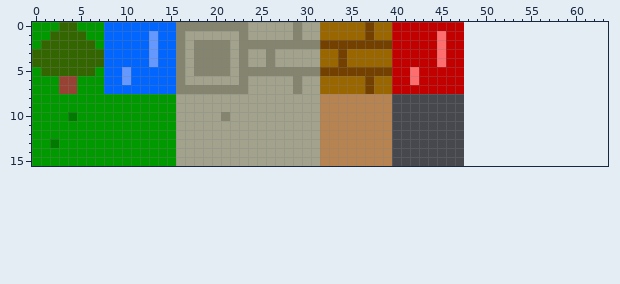
Edited in one commit: pixel-art sprite (build/assets/tilemaps/tiles/tiles.png). Above is the file before it was changed.
The file is 192x64 pixels, drawn in blocks of 4x4; one block is one cell here. The old version is drawn lined up with the new one, on the new canvas.
And afterwards:
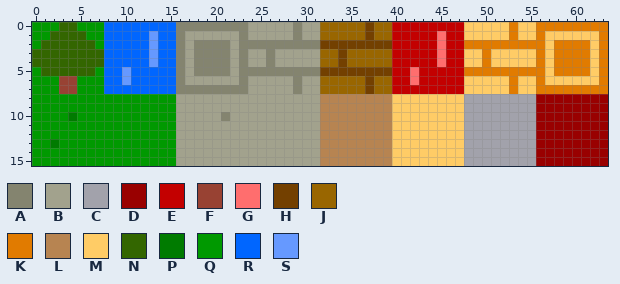
Palette (. is transparent): A #84846f  B #a2a28d  C #a2a2ab  D #990000  E #c30000  F #984233  G #ff6e6e  H #734000  J #996600  K #e17b00  L #b78451  M #ffcc66  N #336600  P #007b00  Q #009900  R #0066ff  S #6699ff
Difference:
canvas 48x16 -> 64x16
@@ x 38..63 @@
- 0 JJEEEEEEEE................
- 1 JJEEEEEGEE................
- 2 HHEEEEEGEE................
- 3 JJEEEEEGEE................
- 4 JJEEEEEGEE................
- 5 HHEEGEEEEE................
- 6 JJEEGEEEEE................
- 7 JJEEEEEEEE................
- 8 LL........................
- 9 LL........................
-10 LL........................
-11 LL........................
-12 LL........................
-13 LL........................
-14 LL........................
-15 LL........................
+ 0 JJEEEEEEEEMMMMMKMMKKKKKKKK
+ 1 JJEEEEEGEEMMMMMKMMKMMMMMMK
+ 2 HHEEEEEGEEKKKKKKKKKMKKKKMK
+ 3 JJEEEEEGEEMMKMMMMMKMKKKKMK
+ 4 JJEEEEEGEEMMKMMMMMKMKKKKMK
+ 5 HHEEGEEEEEKKKKKKKKKMKKKKMK
+ 6 JJEEGEEEEEMMMMMKMMKMMMMMMK
+ 7 JJEEEEEEEEMMMMMKMMKKKKKKKK
+ 8 LLMMMMMMMMCCCCCCCCDDDDDDDD
+ 9 LLMMMMMMMMCCCCCCCCDDDDDDDD
+10 LLMMMMMMMMCCCCCCCCDDDDDDDD
+11 LLMMMMMMMMCCCCCCCCDDDDDDDD
+12 LLMMMMMMMMCCCCCCCCDDDDDDDD
+13 LLMMMMMMMMCCCCCCCCDDDDDDDD
+14 LLMMMMMMMMCCCCCCCCDDDDDDDD
+15 LLMMMMMMMMCCCCCCCCDDDDDDDD
Boxes around the changes in both pictures, in picture pixels (x1, y1, x2, y2):
added: (392, 22, 608, 166)
